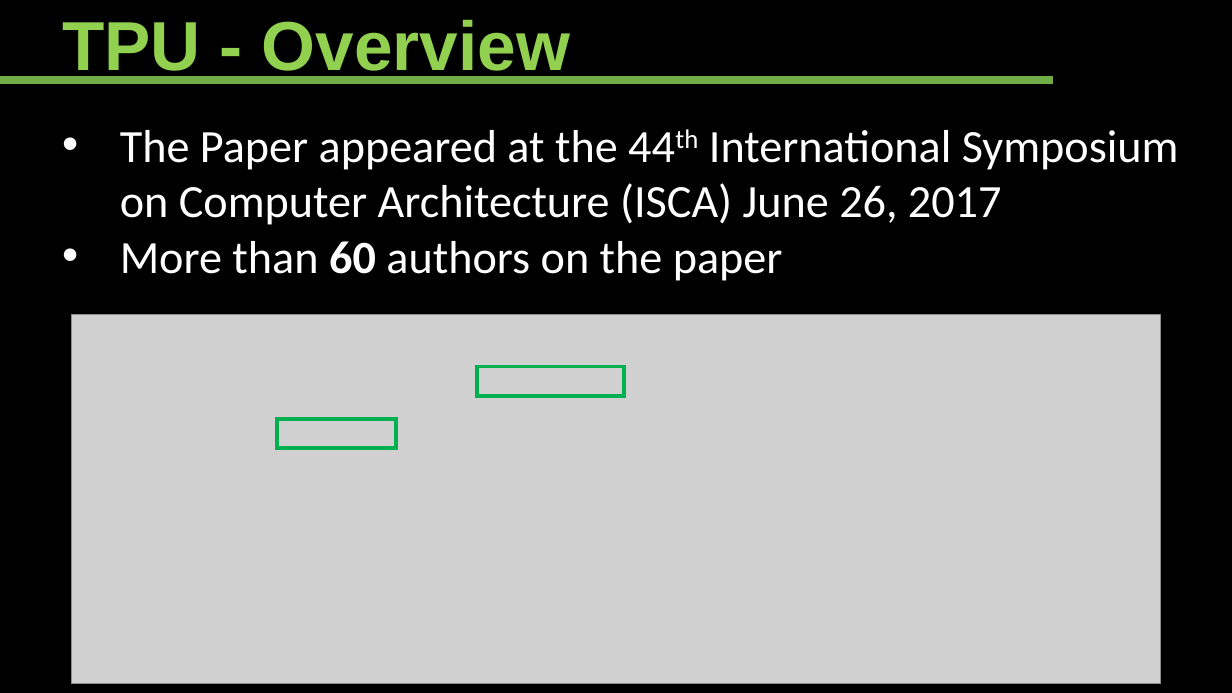
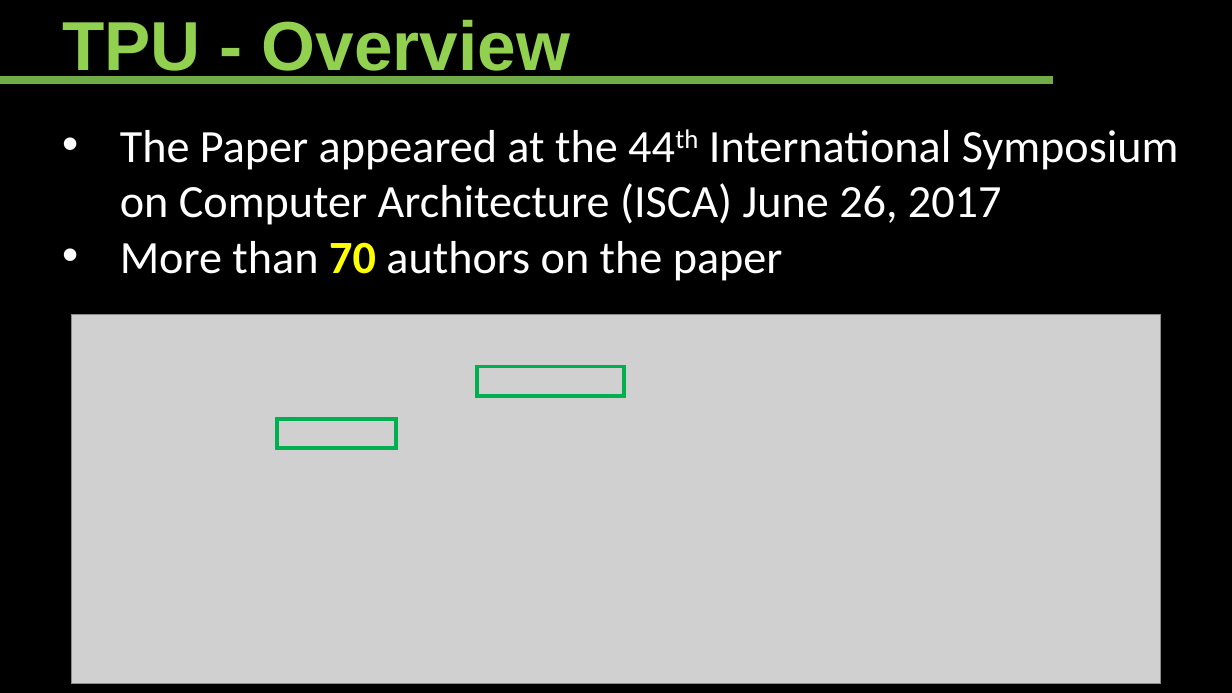
Before and after one commit to Ahdhn/EEC289Q-S18, a slide deck: slide 3 of Presentation/TPU.pptx. Drawn at 1232x693 pixels with LibreOffice and Linux fonts; fonts in the diff are those of the drawing; grey boxes stand for pictures. Boxes give left, top, right and bottom in pixels: in the first picture for what was removed or moved away, otherwise in the second. Text is boxed around its words. In the diff, an @@ line names an element or a change of style, - is before the commit and + after.

```diff
--- a/Presentation/TPU.pptx
+++ b/Presentation/TPU.pptx
@@ text at [120,241,783,281]: text changed @@
-• More than 60 authors on the paper
+• More than 70 authors on the paper
```
Also in this commit, not shown: 4 other slides changed, 2 slides added, 2 slides removed.
